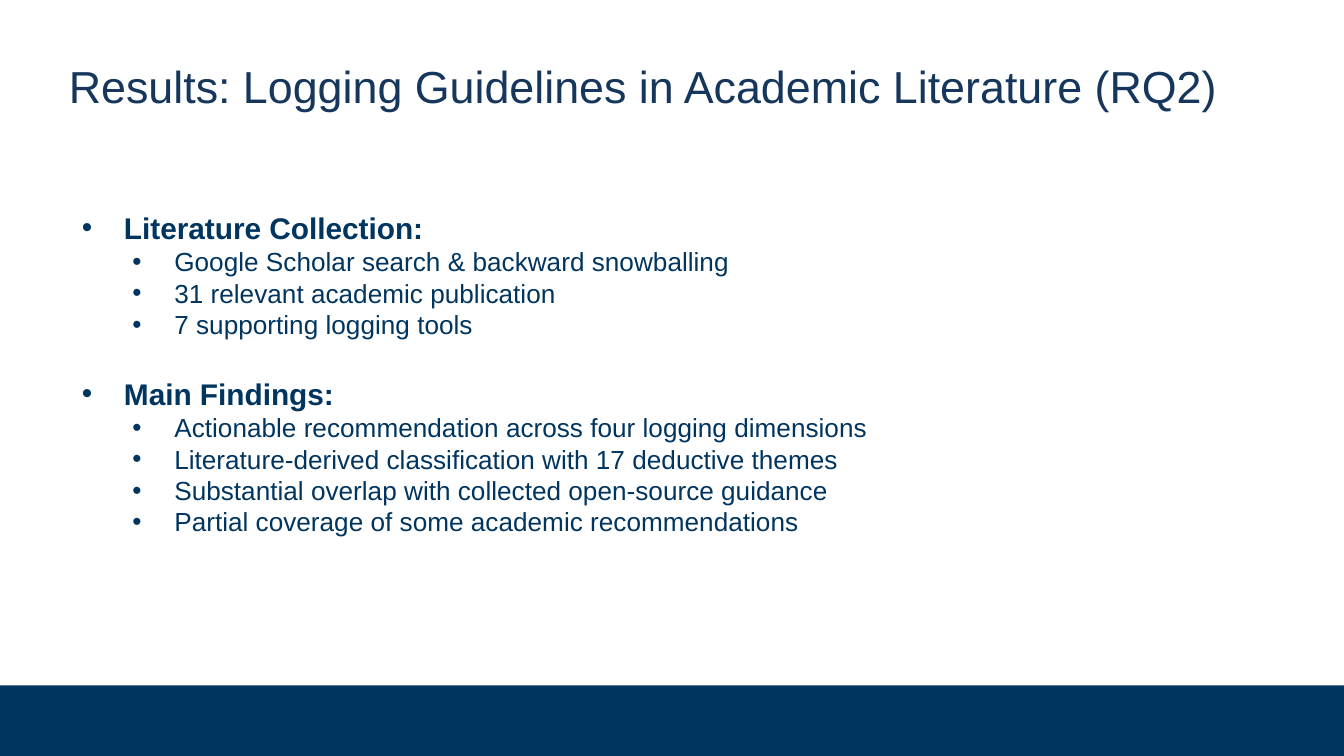
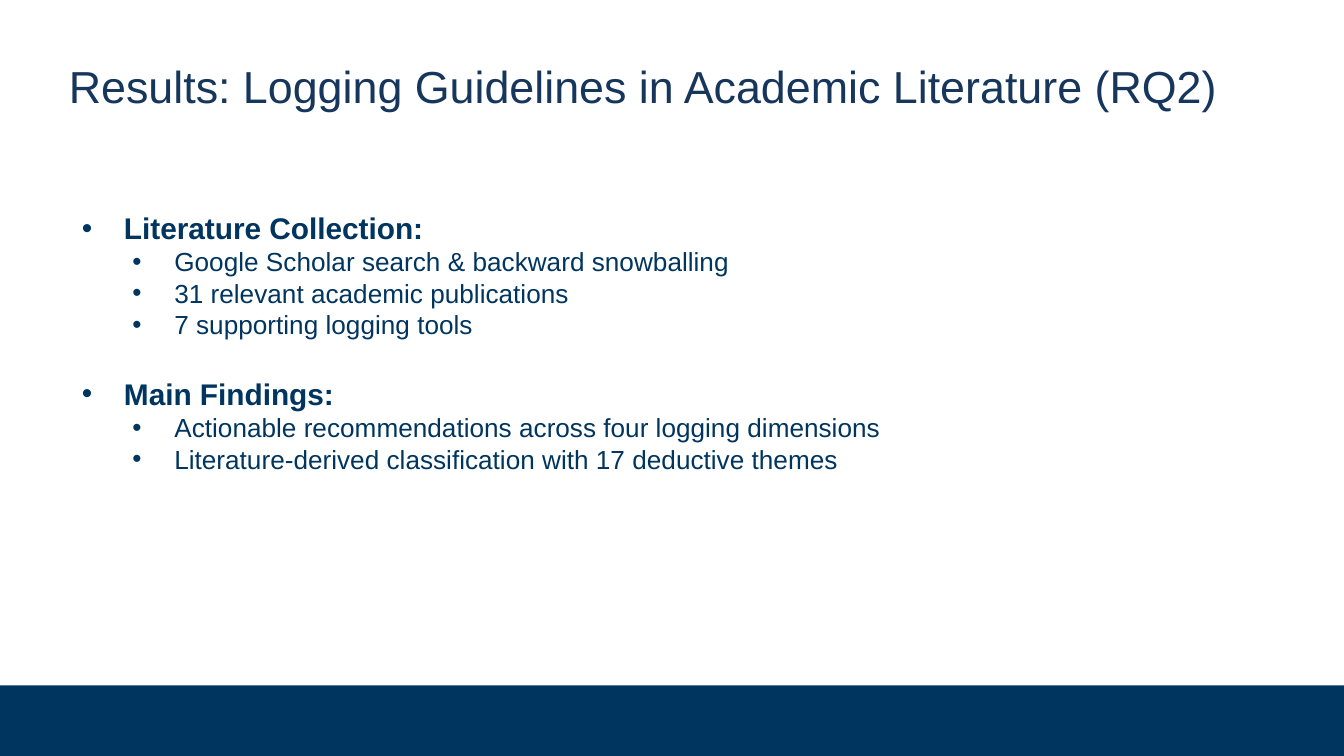
Before and after one commit to Dilsan-M/Mining-and-Structuring-Logging-Guidelines-for-Improving-Log-Analysis, a slide deck: slide 21 of slides/Defence.pptx (slide 20 before the commit). Drawn at 1344x756 pixels with LibreOffice and Linux fonts; fonts in the diff are those of the drawing; background and template pictures are left out. Boxes give left, top, right and bottom in pixels: in the first picture for what was removed or moved away, otherwise in the second. Text is boxed around its words. In the diff, an @@ line names an element or a change of style, - is before the commit and + after.

```diff
--- a/slides/Defence.pptx
+++ b/slides/Defence.pptx
@@ text at <box>174,284,568,309</box>: text changed @@
-  • 31 relevant academic publication
+  • 31 relevant academic publications
@@ text at <box>174,418,879,443</box>: text changed @@
-  • Actionable recommendation across four logging dimensions
+  • Actionable recommendations across four logging dimensions
@@ text at <box>174,481,827,537</box>: paragraphs removed @@
-  • Substantial overlap with collected open-source guidance
-  • Partial coverage of some academic recommendations
```
Also in this commit, not shown: 4 other slides changed, 1 slide added.
